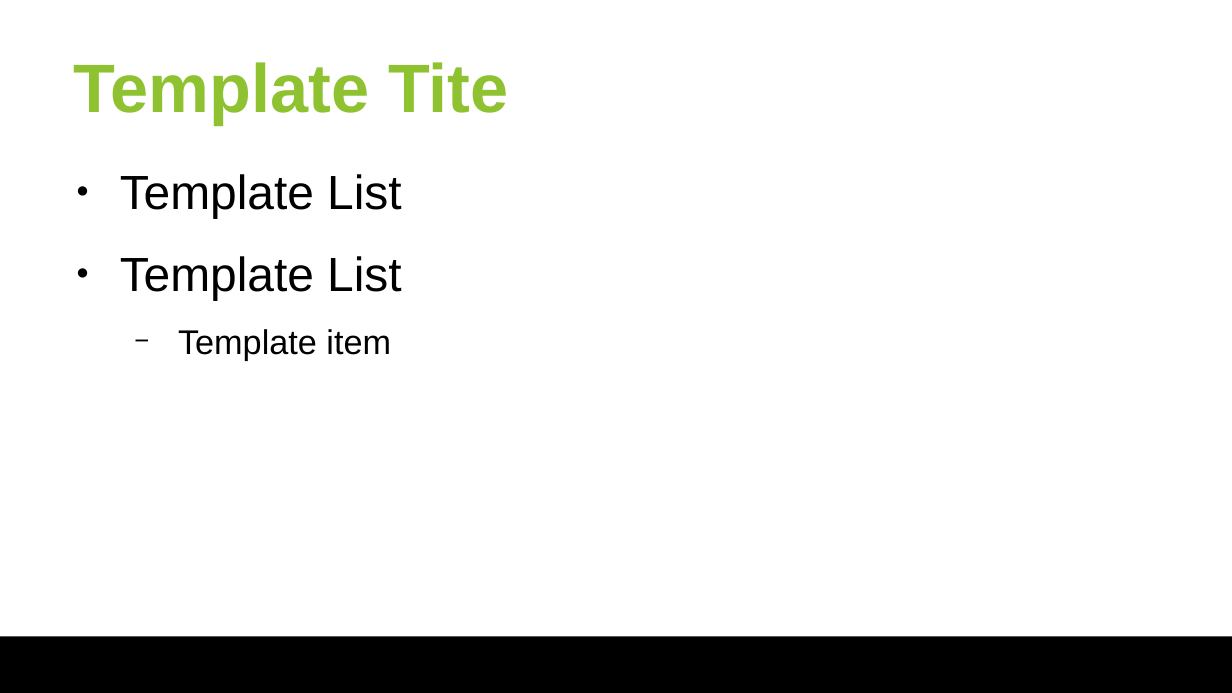
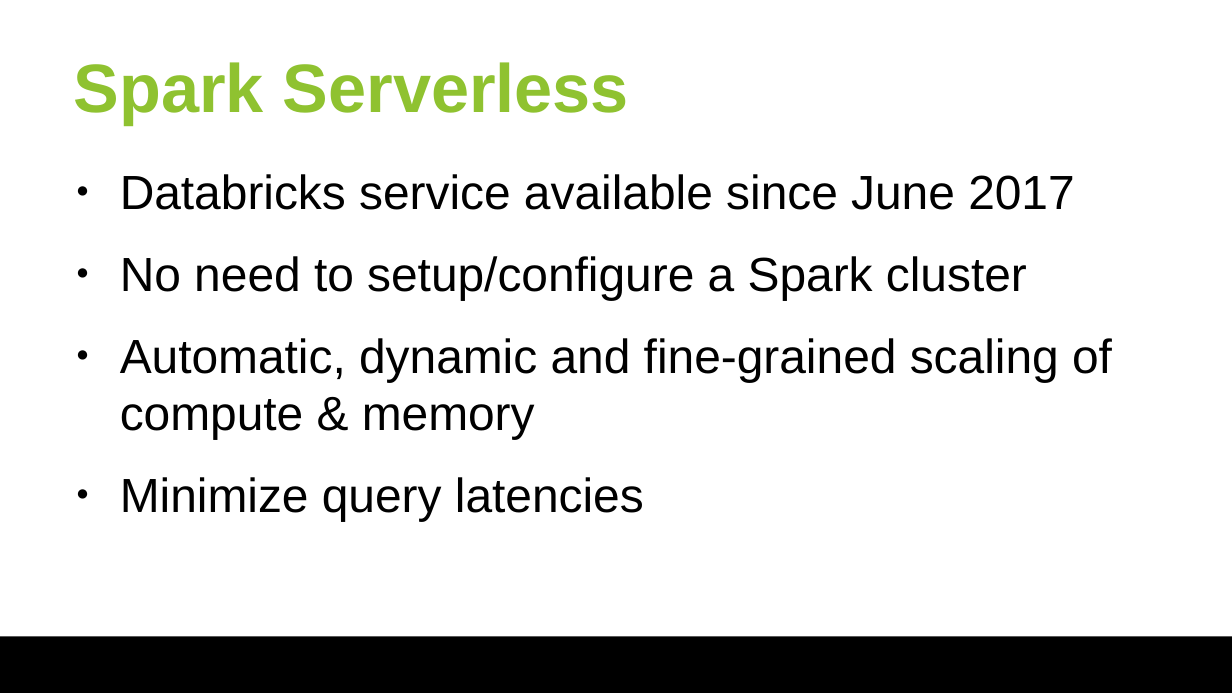
Before and after one commit to huangyibo/spark-summit-18, a slide deck: slide 2 of slides/spark-summit-18.odp. Drawn at 1232x693 pixels with LibreOffice and Linux fonts; fonts in the diff are those of the drawing; background and template pictures are left out. Boxes give left, top, right and bottom in pixels: in the first picture for what was removed or moved away, otherwise in the second. Text is boxed around its words. In the diff, an @@ line names an element or a change of style, - is before the commit and + after.

Commit message:
slides

```diff
--- a/slides/spark-summit-18.odp
+++ b/slides/spark-summit-18.odp
@@ title at box(74, 62, 629, 125): text changed @@
-Template Tite
+Spark Serverless
@@ text at box(120, 174, 1112, 521): text changed @@
-● Template List
-● Template List
-  − Template item
+● Databricks service available since June 2017
+● No need to setup/configure a Spark cluster
+● Automatic, dynamic and fine-grained scaling of compute & memory
+● Minimize query latencies
```
